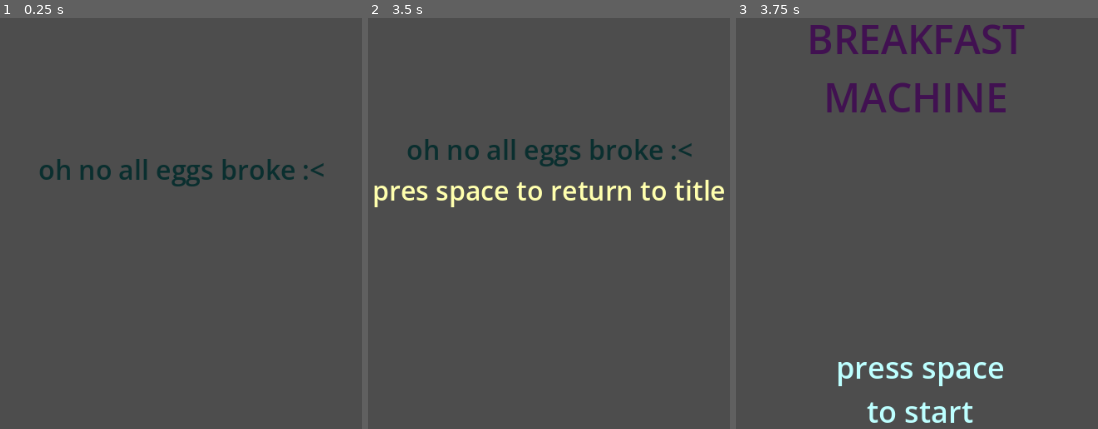
Above: before the commit, frames 1-3 (left to right).
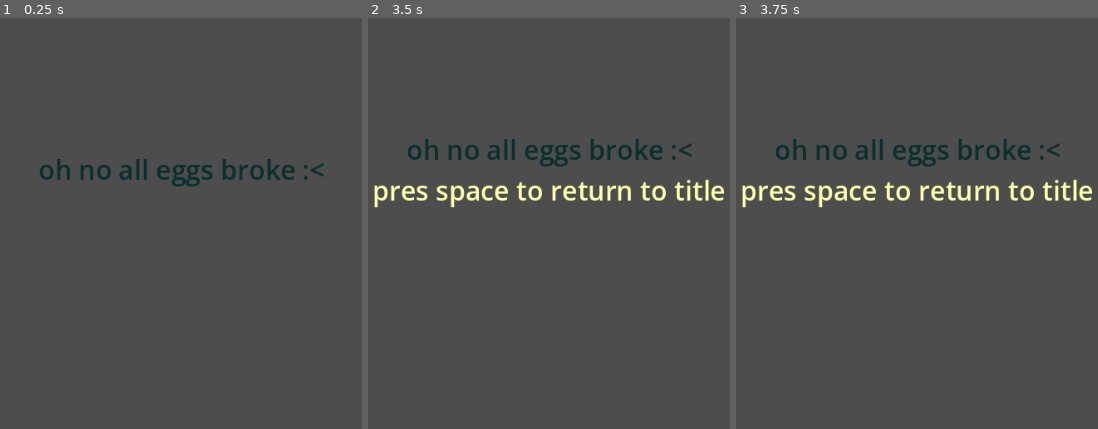
Above: after the commit, the same moments.

Repository: Lilacqualia/gjtnp-gjenp
Game: Godot game, scene res://scenes/game_over.tscn
The game is run twice, just before and just after one commit, with the same random seed, the same clock (stepped at 60 frames per second) and the same inputs. This scene is started directly instead of the project's main scene.
Inputs (mouse positions are in pixels of both pictures, inside the frame that each line leads up to):
- Up to frame 1 (0.25 s): no input
- Up to frame 2 (3.5 s): tap Enter at 0.5 s; move the mouse to (646, 239) at 0.52 s; hold D (Right Flipper) 0.53-1.25 s; hold Space (Start Game) 0.53-1.25 s; click (646, 239) at 0.67 s; drag from (458, 322) to (outside the picture) at 1.27 s; tap Space (Start Game) at 2, 2.3, 2.75 s; move the mouse to (596, 104) at 2.02 s; hold D (Right Flipper) 2.03-2.75 s; hold Ctrl 2.03-2.75 s; drag from (outside the picture) to (415, 161) at 2.77 s
- Up to frame 3 (3.75 s): tap Space (Start Game) at 3.5 s; move the mouse to (1050, 400) at 3.52 s; hold A (Left Flipper) from 3.53 s (still down); hold Alt from 3.53 s (still down)

Frames 1-2 are identical in both runs. In frame 3, 8.3% of the frame differs, in the area x 1-99%, y 1-99%.

Commit message:
Use conductor to orchestrate scenes
The conductor scene is now loaded by default upon application start. The
conductor scene is responsible for moving between other scenes of the
game. These scenes emit a signal that is handled by the conductor when
they would like to go to a difference scene.

Diff:
--- a/src/project.godot
+++ b/src/project.godot
@@ -18,7 +18,7 @@
 [application]
 
 config/name="pinball draft 1"
-run/main_scene="uid://drb6vfiit5isy"
+run/main_scene="uid://dsqf3abs40vat"
 config/features=PackedStringArray("4.6", "GL Compatibility")
 config/icon="res://icon.svg"
 
@@ -38,9 +38,9 @@
 [global_group]
 
 hittable_object="Bumpers, targets, etc that the ball may hit."
-walls="outer walls and any other solid walls that don't do anything except be in the way"
 spinner="targets that activate as the ball passes through and check the ball's speed. paired with hittable_object"
 drop_target="targets that take a single hit and disable themselves. paired with hittable_object"
+walls="outer walls and any other solid walls that don't do anything except be in the way"
 
 [input]
 
--- /dev/null
+++ b/src/scenes/conductor.tscn
@@ -0,0 +1,6 @@
+[gd_scene format=3 uid="uid://dsqf3abs40vat"]
+
+[ext_resource type="Script" uid="uid://d0bi6o8k7w6fx" path="res://scripts/conductor.gd" id="1_dqjak"]
+
+[node name="Conductor" type="Node2D" unique_id=233716317]
+script = ExtResource("1_dqjak")
--- a/src/scenes/table_forest.tscn
+++ b/src/scenes/table_forest.tscn
@@ -2,7 +2,6 @@
 
 [ext_resource type="Script" uid="uid://uvbeinfh5u6c" path="res://scripts/table_forest.gd" id="1_5vocl"]
 [ext_resource type="Script" uid="uid://de3jpss66xjfh" path="res://addons/curved_lines_2d/scalable_vector_shape_2d.gd" id="1_8u5px"]
-[ext_resource type="PackedScene" uid="uid://dvc65kq7ew83u" path="res://scenes/table_cave.tscn" id="2_3pj8s"]
 [ext_resource type="Script" uid="uid://dlbv4pit17dnu" path="res://addons/curved_lines_2d/scalable_arc.gd" id="2_5vocl"]
 [ext_resource type="PackedScene" uid="uid://bkqm7am1p7jmt" path="res://scenes/flipper.tscn" id="2_cwxmj"]
 [ext_resource type="Script" uid="uid://dl1t88tthmwts" path="res://addons/curved_lines_2d/scalable_arc_list.gd" id="3_3pj8s"]
@@ -32,7 +31,7 @@
 [node name="table_forest" type="Node2D" unique_id=480273124]
 script = ExtResource("1_5vocl")
 ResetPosition = Vector2(180, 600)
-NextScene = ExtResource("2_3pj8s")
+NextTable = 3
 
 [node name="hud" type="CanvasLayer" parent="." unique_id=389553760]
 
--- a/src/scenes/title_screen.tscn
+++ b/src/scenes/title_screen.tscn
@@ -26,5 +26,3 @@
 text = "press space
 to start"
 horizontal_alignment = 1
-
-[connection signal="game_start" from="." to="." method="start_the_game"]
--- /dev/null
+++ b/src/scripts/conductor.gd
@@ -0,0 +1,37 @@
+extends Node2D
+
+var TitleScreen : PackedScene = preload("res://scenes/title_screen.tscn")
+var GameOver: PackedScene = preload("res://scenes/game_over.tscn")
+var ForestBoard: PackedScene = preload("res://scenes/table_forest.tscn")
+var CaveBoard: PackedScene = preload("res://scenes/table_cave.tscn")
+
+var current_scene: Node
+
+# Called when the node enters the scene tree for the first time.
+func _ready() -> void:
+	current_scene = TitleScreen.instantiate()
+	current_scene.connect("go_to_scene", _on_go_to_scene)
+	add_child(current_scene)
+
+func _on_go_to_scene(scene: Globals.SceneName):
+	print("let's go to scene %s" % scene)
+	match scene:
+		Globals.SceneName.TITLE:
+			switch_scene(TitleScreen)
+		Globals.SceneName.GAMEOVER:
+			switch_scene(GameOver)
+		Globals.SceneName.FOREST:
+			switch_scene(ForestBoard)
+		Globals.SceneName.CAVE:
+			switch_scene(CaveBoard)
+		_:
+			print("unexpected scene")
+
+func switch_scene(scene: PackedScene):
+	var new_scene = scene.instantiate()
+	current_scene.disconnect("go_to_scene", _on_go_to_scene)
+	new_scene.connect("go_to_scene", _on_go_to_scene)
+	remove_child(current_scene)
+	add_child(new_scene)
+	current_scene.queue_free()
+	current_scene = new_scene
--- /dev/null
+++ b/src/scripts/enums.gd
@@ -0,0 +1,7 @@
+class_name Globals
+enum SceneName  {
+	TITLE,
+	GAMEOVER,
+	FOREST,
+	CAVE
+}
--- a/src/scripts/game_over.gd
+++ b/src/scripts/game_over.gd
@@ -1,5 +1,6 @@
 extends Node2D
 
+signal go_to_scene(scene: Globals.SceneName)
 signal go_home
 
 var title_screen_path = "res://scenes/title_screen.tscn"
@@ -17,4 +18,4 @@
 
 func go_back_home():
 	print("let's go back home.")
-	get_tree().change_scene_to_file(title_screen_path)
+	emit_signal("go_to_scene", Globals.SceneName.TITLE)
--- a/src/scripts/table_forest.gd
+++ b/src/scripts/table_forest.gd
@@ -1,17 +1,17 @@
 extends Node2D
 
 var PinballScene : PackedScene = preload("res://scenes/pinball.tscn")
-var game_over_path = "res://scenes/game_over.tscn"
 var ball: Pinball
 var score: int = 0
 var table_is_done = false
 var ball_resetter: Timer
 
 signal update_score_display
+signal go_to_scene(scene: Globals.SceneName)
 
 @export var ResetPosition: Vector2 = Vector2(0.0, 0.0)
 @export var ScoreToWin: int = 150
-@export var NextScene : PackedScene
+@export var NextTable : Globals.SceneName
 
 # Called when the node enters the scene tree for the first time.
 func _ready() -> void:
@@ -36,7 +36,7 @@
 		ball.health -= 1
 		print("health is now %d" % ball.health)
 		if ball.health <= 0:
-			get_tree().change_scene_to_file(game_over_path)
+			emit_signal("go_to_scene", Globals.SceneName.GAMEOVER)
 			return
 		else:
 			print("freeing old ball")
@@ -69,11 +69,11 @@
 		print("you win forest table, time for cave table")
 		if not table_is_done:
 			table_is_done = true
-			go_to_next_table()
+			ask_conductor_for_next_table()
 
-func go_to_next_table():
+func ask_conductor_for_next_table():
 	print("go to next table")
 	ball.set_deferred("freeze", true)
 	ball.set_deferred("linear_velocity", Vector2.ZERO)
 	await get_tree().create_timer(3.0).timeout
-	get_tree().change_scene_to_packed(NextScene)
+	emit_signal("go_to_scene", NextTable)
--- a/src/scripts/title_screen.gd
+++ b/src/scripts/title_screen.gd
@@ -1,15 +1,11 @@
 extends Node2D
 
-signal game_start
+signal go_to_scene(scene: Globals.SceneName)
 
-var forest_table_path = "res://scenes/table_forest.tscn"
+var handled_start = false
 
 func _input(event: InputEvent) -> void:
-	if event.is_action_pressed("Start Game"):
-		emit_signal("game_start")
-		disconnect("game_start", start_the_game)
+	if event.is_action_pressed("Start Game") and handled_start == false:
 		print("let's go!")
-
-func start_the_game():
-	await get_tree().create_timer(1.0).timeout
-	get_tree().change_scene_to_file(forest_table_path)
+		handled_start = true
+		emit_signal("go_to_scene", Globals.SceneName.FOREST)
Not shown, added: src/scripts/conductor.gd.uid
Not shown, added: src/scripts/enums.gd.uid
